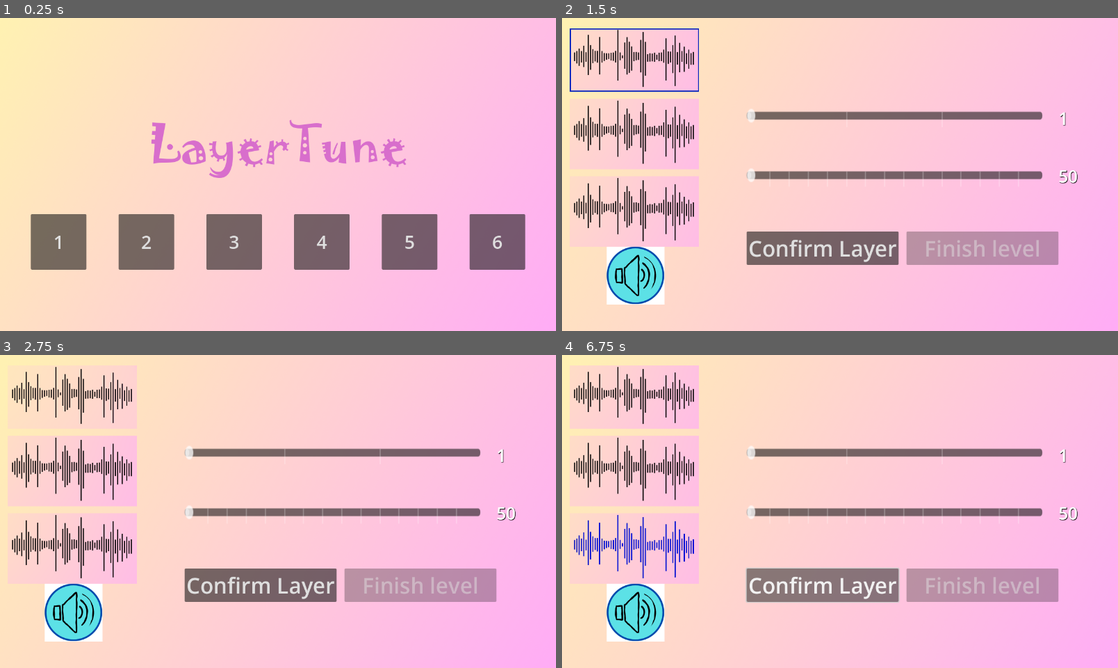
Above: before the commit, frames 1-4 (two rows, left to right).
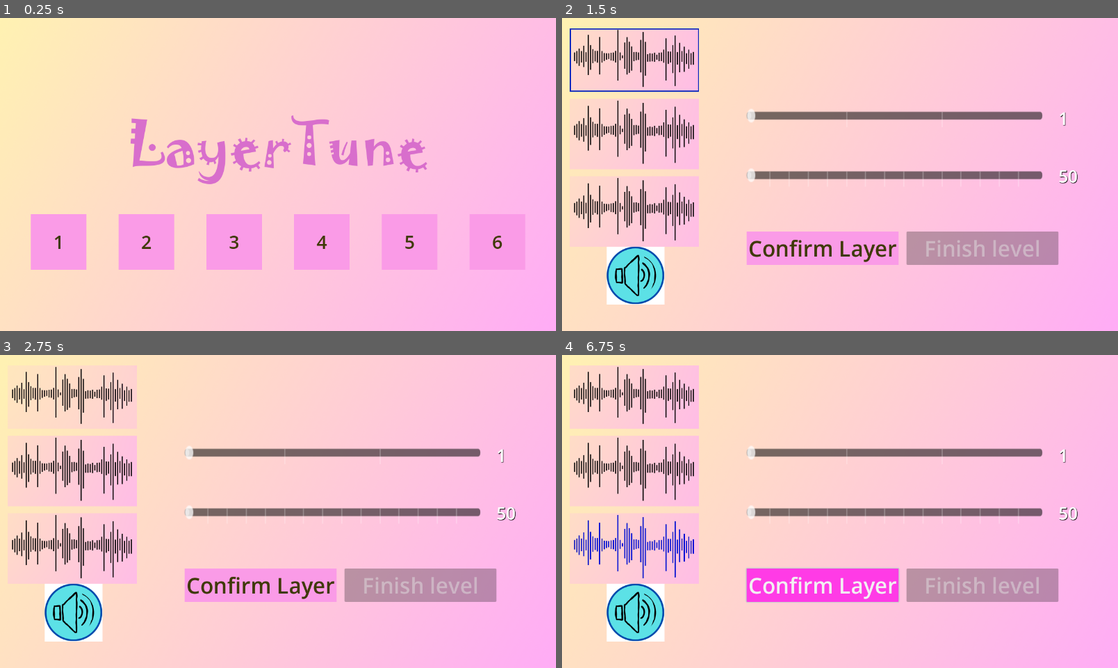
Above: after the commit, the same moments.

Repository: TheoThenault/LayerTune
Game: Godot game, scene res://Scenes/main_scene.tscn
Same seed, same stepped clock (60 frames per second), same inputs: the game is played once before the commit and once after it.
Inputs (mouse positions are in pixels of both pictures, inside the frame that each line leads up to):
- Up to frame 1 (0.25 s): no input
- Up to frame 2 (1.5 s): click "1" at 0.5 s; click "Play level" at 1.25 s
- Up to frame 3 (2.75 s): click (72, 395) at 2 s
- Up to frame 4 (6.75 s): click (634, 395) at 2.75 s; click (634, 470) at 3.5 s; click (634, 470) at 4.25 s; click (634, 549) at 5 s; click (634, 549) at 5.75 s; click "Confirm Layer" at 6.5 s

The runs differ from the first frame. In frame 1, 14% of the frame differs, in the area x 5-95%, y 31-81%; in frame 2, 2.9%; in frame 3, 2.9%; in frame 4, 2.6%.

Commit message:
Theme 0.1

Diff:
--- a/Scenes/main_scene.tscn
+++ b/Scenes/main_scene.tscn
@@ -8,6 +8,7 @@
 [ext_resource type="FontFile" uid="uid://cl6btp5juitp6" path="res://Ressources/Jokerman-Regular.ttf" id="2_o87ia"]
 [ext_resource type="Texture2D" uid="uid://bi4l4xi01y37f" path="res://Image/background.png" id="2_paslb"]
 [ext_resource type="Script" path="res://Scripts/Buttons/levelstart_play_preview.gd" id="3_mnkht"]
+[ext_resource type="Theme" uid="uid://c3k4usnxckyd0" path="res://Themes/main_scene.tres" id="4_wq85p"]
 [ext_resource type="Script" path="res://Scripts/Slider/levelplay_slider_tempo.gd" id="5_vet10"]
 [ext_resource type="Script" path="res://Scripts/Slider/h_slider.gd" id="6_lh35v"]
 [ext_resource type="Script" path="res://Scripts/Buttons/levelplay_button_confirm_layer.gd" id="7_gadeu"]
@@ -68,7 +69,7 @@
 layout_mode = 2
 theme_override_colors/default_color = Color(0.847059, 0.431373, 0.8, 1)
 theme_override_fonts/normal_font = ExtResource("2_o87ia")
-theme_override_font_sizes/normal_font_size = 110
+theme_override_font_sizes/normal_font_size = 128
 bbcode_enabled = true
 text = "[wave][center]LayerTune[/center][/wave]"
 fit_content = true
@@ -92,6 +93,7 @@
 layout_mode = 2
 size_flags_horizontal = 6
 size_flags_vertical = 4
+theme = ExtResource("4_wq85p")
 theme_override_font_sizes/font_size = 42
 text = "1"
 script = ExtResource("1_4fi25")
@@ -102,6 +104,7 @@
 layout_mode = 2
 size_flags_horizontal = 6
 size_flags_vertical = 4
+theme = ExtResource("4_wq85p")
 theme_override_font_sizes/font_size = 42
 text = "2"
 script = ExtResource("1_4fi25")
@@ -112,6 +115,7 @@
 layout_mode = 2
 size_flags_horizontal = 6
 size_flags_vertical = 4
+theme = ExtResource("4_wq85p")
 theme_override_font_sizes/font_size = 42
 text = "3"
 script = ExtResource("1_4fi25")
@@ -122,6 +126,7 @@
 layout_mode = 2
 size_flags_horizontal = 6
 size_flags_vertical = 4
+theme = ExtResource("4_wq85p")
 theme_override_font_sizes/font_size = 42
 text = "4"
 script = ExtResource("1_4fi25")
@@ -132,6 +137,7 @@
 layout_mode = 2
 size_flags_horizontal = 6
 size_flags_vertical = 4
+theme = ExtResource("4_wq85p")
 theme_override_font_sizes/font_size = 42
 text = "5"
 script = ExtResource("1_4fi25")
@@ -142,6 +148,7 @@
 layout_mode = 2
 size_flags_horizontal = 6
 size_flags_vertical = 4
+theme = ExtResource("4_wq85p")
 theme_override_font_sizes/font_size = 42
 text = "6"
 script = ExtResource("1_4fi25")
@@ -171,6 +178,7 @@
 offset_top = 489.0
 offset_right = 713.0
 offset_bottom = 583.0
+theme = ExtResource("4_wq85p")
 theme_override_font_sizes/font_size = 62
 text = "Play level"
 script = ExtResource("2_56y8w")
@@ -217,6 +225,7 @@
 scale = Vector2(1.34049, 2.22772)
 size_flags_horizontal = 3
 size_flags_vertical = 3
+theme = ExtResource("4_wq85p")
 min_value = 1.0
 max_value = 36.0
 value = 1.0
@@ -233,6 +242,7 @@
 scale = Vector2(1.34049, 2.22772)
 size_flags_horizontal = 3
 size_flags_vertical = 3
+theme = ExtResource("4_wq85p")
 min_value = 50.0
 max_value = 200.0
 step = 5.0
@@ -246,6 +256,7 @@
 offset_top = 491.0
 offset_right = 775.0
 offset_bottom = 568.0
+theme = ExtResource("4_wq85p")
 theme_override_font_sizes/font_size = 50
 text = "Confirm Layer"
 script = ExtResource("7_gadeu")
@@ -256,6 +267,7 @@
 offset_top = 491.0
 offset_right = 1143.0
 offset_bottom = 568.0
+theme = ExtResource("4_wq85p")
 theme_override_font_sizes/font_size = 50
 disabled = true
 text = "Finish level"
@@ -390,6 +402,7 @@
 offset_top = 448.0
 offset_right = 466.0
 offset_bottom = 552.0
+theme = ExtResource("4_wq85p")
 theme_override_font_sizes/font_size = 70
 text = "Menu"
 script = ExtResource("14_a35rm")
--- /dev/null
+++ b/Themes/StyleBoxFlat/button_hover.tres
@@ -0,0 +1,4 @@
+[gd_resource type="StyleBoxFlat" format=3 uid="uid://oyomxf35numf"]
+
+[resource]
+bg_color = Color(1, 0.232745, 0.900991, 1)
--- /dev/null
+++ b/Themes/StyleBoxFlat/button_normal.tres
@@ -0,0 +1,4 @@
+[gd_resource type="StyleBoxFlat" format=3 uid="uid://ptthf6ulg4wo"]
+
+[resource]
+bg_color = Color(0.977783, 0.607104, 0.905553, 1)
--- /dev/null
+++ b/Themes/main_scene.tres
@@ -0,0 +1,9 @@
+[gd_resource type="Theme" load_steps=3 format=3 uid="uid://c3k4usnxckyd0"]
+
+[ext_resource type="StyleBox" uid="uid://oyomxf35numf" path="res://Themes/StyleBoxFlat/button_hover.tres" id="1_3f77u"]
+[ext_resource type="StyleBox" uid="uid://ptthf6ulg4wo" path="res://Themes/StyleBoxFlat/button_normal.tres" id="2_q32p3"]
+
+[resource]
+Button/colors/font_color = Color(0.243945, 0.221907, 0.0227968, 1)
+Button/styles/hover = ExtResource("1_3f77u")
+Button/styles/normal = ExtResource("2_q32p3")
Not shown: 1 places in Scenes/main_scene.tscn that only renumber resources
Not shown, changed: export_presets.cfg
